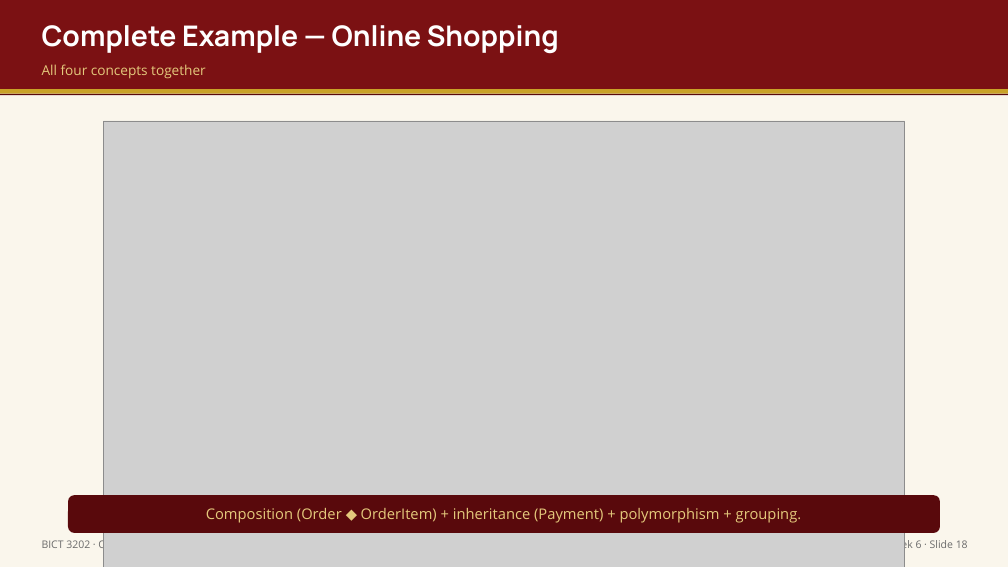
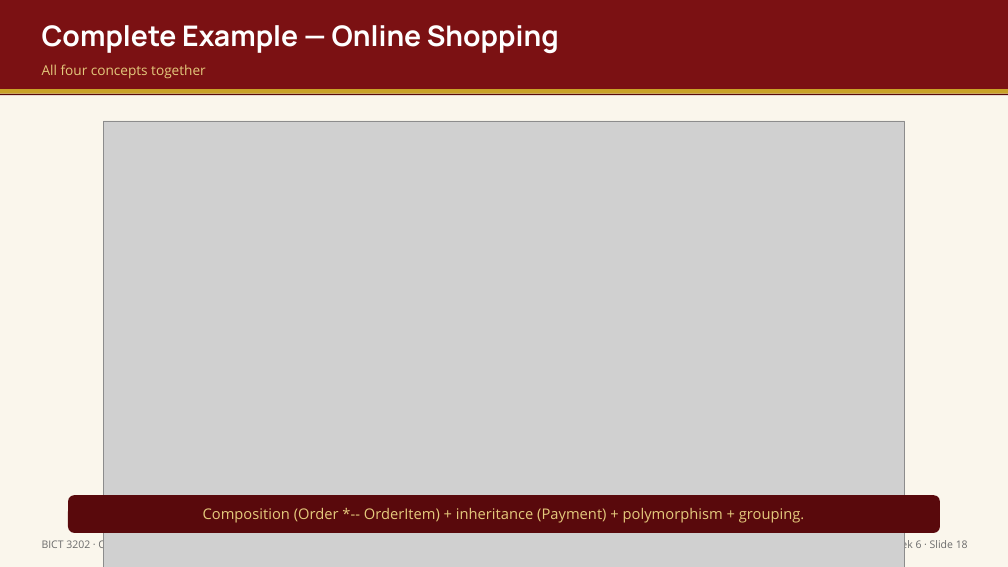
Before and after one commit to mrtc-solutions/OOP-MODULE, a slide deck: slide 19 of output/week6/Week6_Presentation_BICT3202_OOAD.pptx. Drawn at 1008x567 pixels with LibreOffice and Linux fonts; fonts in the diff are those of the drawing; grey boxes stand for pictures. Boxes give left, top, right and bottom in pixels: in the first picture for what was removed or moved away, otherwise in the second. Text is boxed around its words. In the diff, an @@ line names an element or a change of style, - is before the commit and + after.

```diff
--- a/output/week6/Week6_Presentation_BICT3202_OOAD.pptx
+++ b/output/week6/Week6_Presentation_BICT3202_OOAD.pptx
@@ text at [203,508,804,523]: text changed @@
-Composition (Order ◆ OrderItem) + inheritance (Payment) + polymorphism + grouping.
+Composition (Order *-- OrderItem) + inheritance (Payment) + polymorphism + grouping.
```
Also in this commit, not shown: 5 other slides changed, 44 other files.
